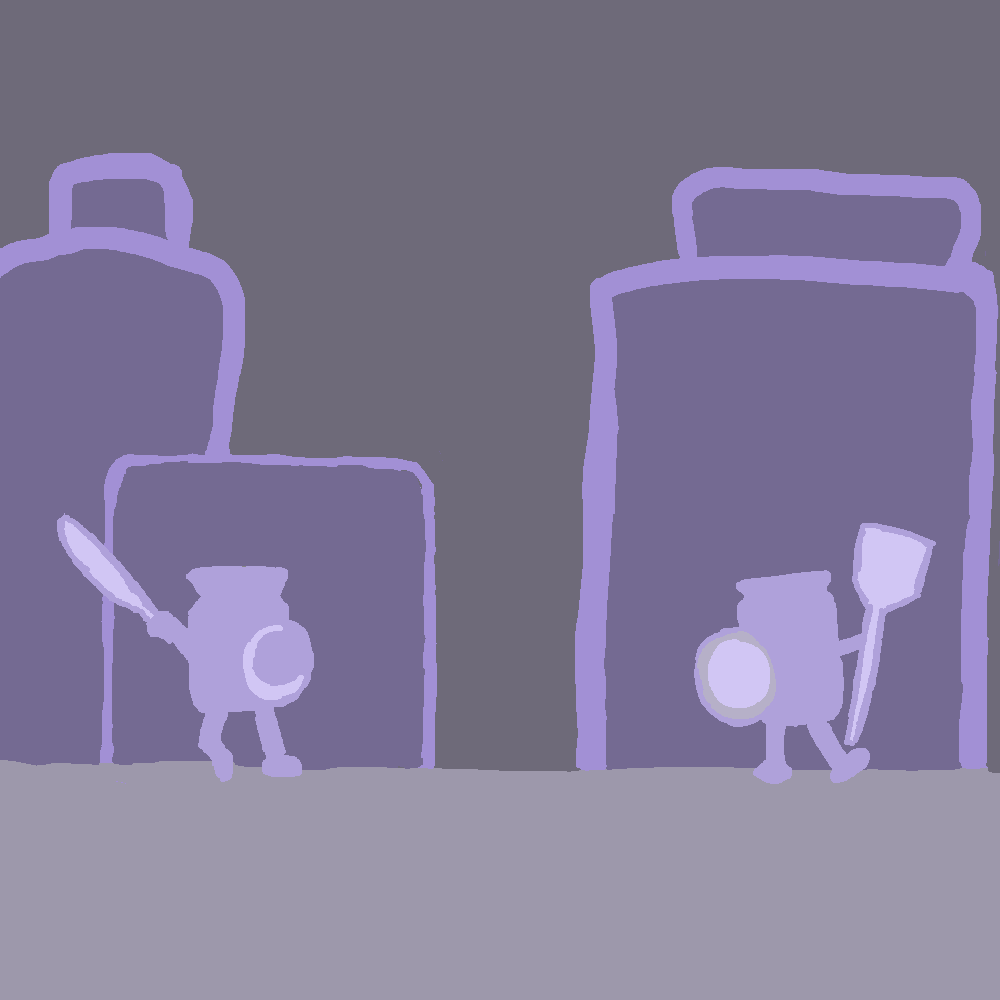
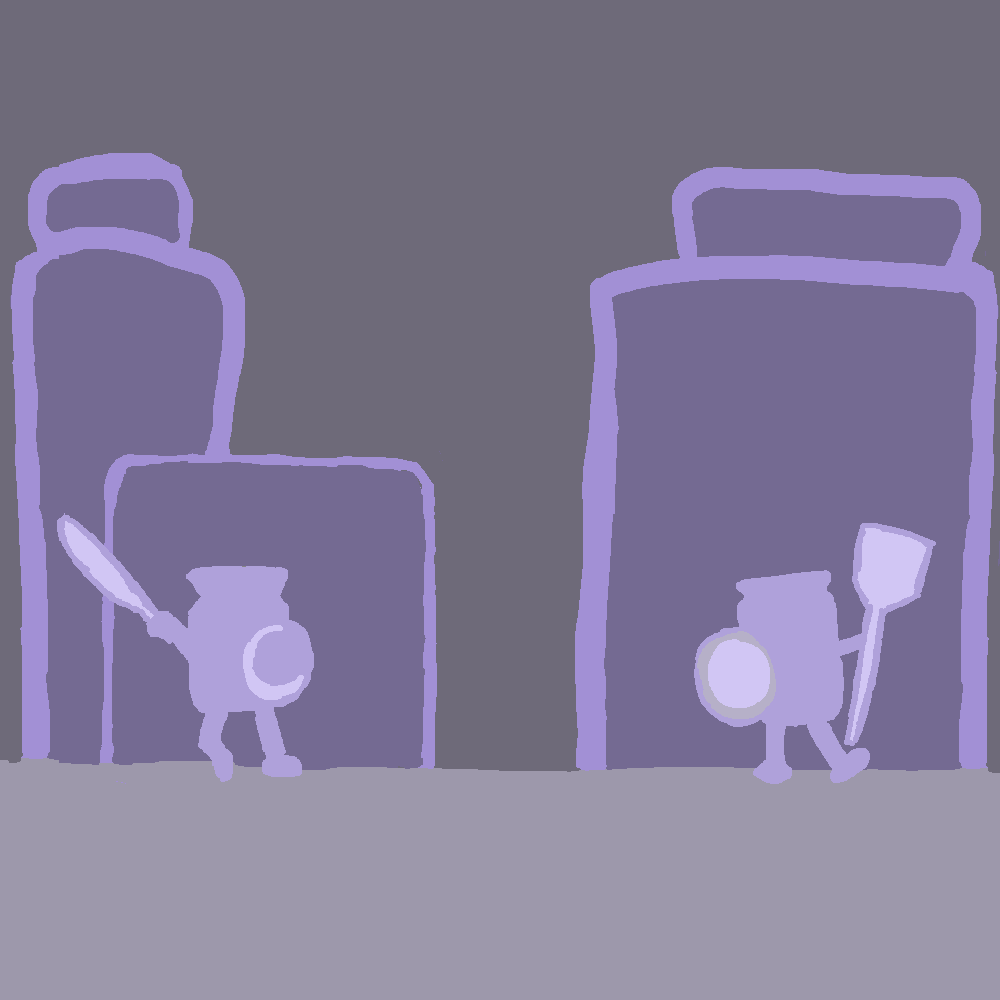
Comparing the layer stacks of the two 1000px x 1000px images. Changes:
painted on "Layer 3" over [0, 166, 180, 766]
